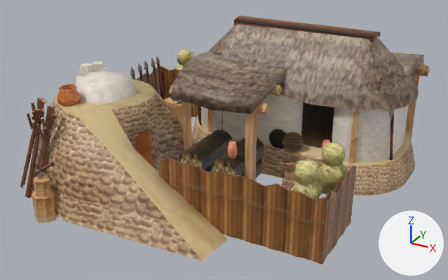
An edit to the COLLADA model art/meshes/structural/maya_protoclassic/forge_1.dae, drawn before and after from the same camera.
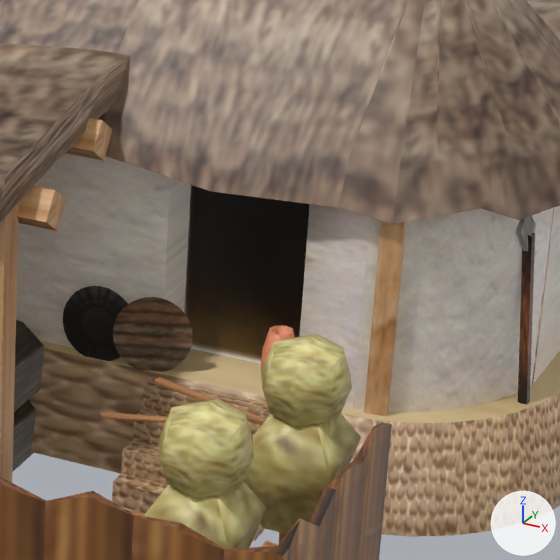
Old and new are each drawn whole from a 50 mm lens placed at (16.0, -30.4, 15.9), pointed at (-0.1, -1.2, 1.2) and again close up on the part from 56% to 89% of the width and 19% to 72% of the height. The lights are fixed; the arrows at lower right show +X, +Y and +Z. Where no turn or scale is listed for an object, it has been applied to the vertices. Vertices at the same position are counted once.

Objects in the first close-up: 'forja_1'.
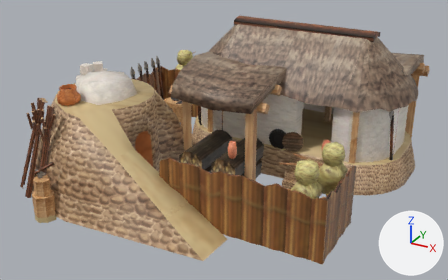
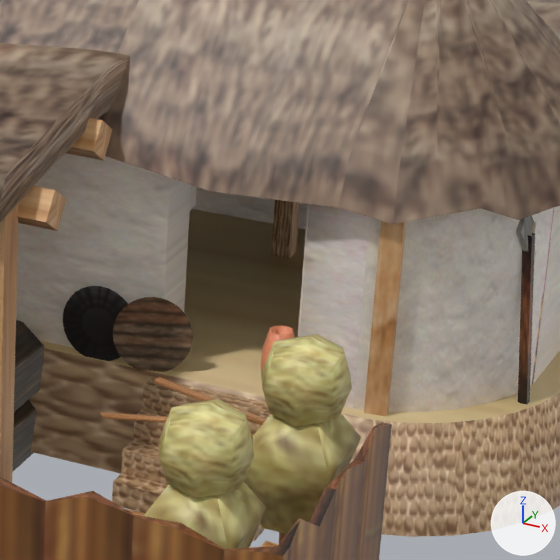
Changed parts and their boxes (x1, y1, x2, y2) in the close-ups (560 x 560 px):
part 1 of me_cilindro_262, added
    after: (194, 187, 310, 337)
part 2 of me_cilindro_262, deleted
    before: (184, 185, 310, 364)
part 3 of me_cilindro_262, added
    after: (190, 185, 196, 209)

The change, as a diff of the scene's bpy script:
```diff
--- a/art/meshes/structural/maya_protoclassic/forge_1.dae.py
+++ b/art/meshes/structural/maya_protoclassic/forge_1.dae.py
@@ me_cilindro_262 @@
 # used by ob_forja_1; location = (2.85, 0.0, 0.32)
 # verts and faces of me_cilindro_262; kept vertices keep their numbers, new ones are numbered from 2926
 # before: 565 (1.0, 1.0, 4.0), 566 (1.0, 1.0, 0.6), 567 (3.1, 1.0, 0.6), 568 (3.1, 1.0, 4.0)
-me_cilindro_262.from_pydata(...)  # 2926 vertices, 4417 faces; spans x -13.4..7.0, y -10.8..10.2, z -1.3..7.2
+me_cilindro_262.from_pydata(...)  # 3012 vertices, 4493 faces; spans x -13.4..7.0, y -10.8..10.2, z -1.3..7.2
+# me_cilindro_262 part 1: a new loose piece of 38 vertices spanning x -1.2..6.1, y 0.2..6.7, z 0.6..4.0, in mat_textura_finais_maia (picture img_maya_protoclassic_struct_png)
+# me_cilindro_262 part 2
+delete_faces([(565, 566, 568), (566, 567, 568)])
+# me_cilindro_262 part 3
+verts[2926] = (-1.2, 6.0, 3.9)
+verts[2927] = (-3.3, 6.0, 3.9)
+verts[2928] = (-3.3, 6.0, 0.5)
+verts[2929] = (-1.2, 6.0, 0.5)
+verts[2930] = (-1.1, 6.8, 4.1)
+verts[2931] = (-1.1, 6.8, 0.6)  # pixel (195, 205)
+verts[2932] = (-1.1, 6.1, 4.1)
+verts[2933] = (-1.1, 6.1, 0.6)
+faces += [(2926, 2927, 2929), (2927, 2928, 2929), (2931, 2932, 2933), (2930, 2932, 2931)]
 me_cilindro_262.materials.append(mat_textura_finais_maia)
```
